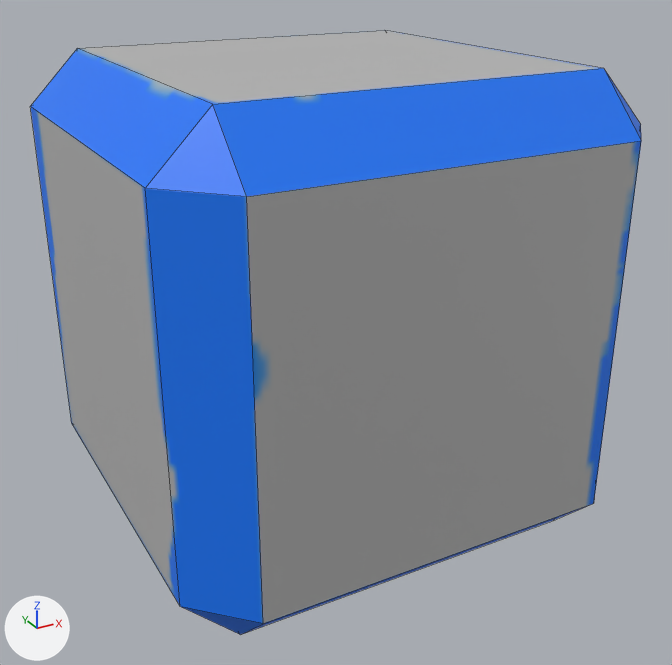
Renders of the Blender file models/containment/containment.blend from each side of a commit.
One viewpoint serves both versions: a camera (50 mm lens) standing at (-246.0, -462.0, 221.0) and looking at (11.0, 6.0, -13.0). Arrows for +X, +Y and +Z are at lower left; the lights stay in place. Mesh edges are drawn as thin lines.
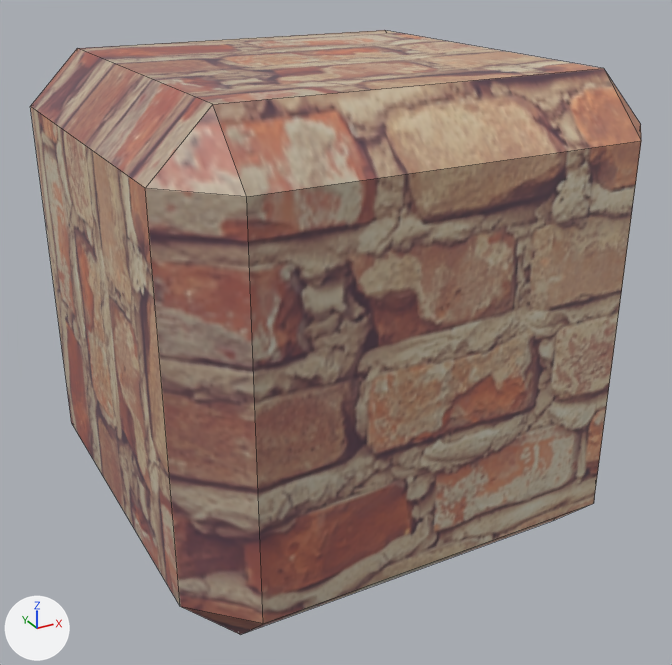
Changed parts and their boxes (x1, y1, x2, y2) in the pictures (672 x 665 px):
'Cone', surface changed: (30, 30, 641, 635) in both

The change, as a list of edits to the scene's bpy script:
```text
Add img_wall_texture_250x250_png:
    img_wall_texture_250x250_png = load_image('wall-texture-250x250.png', 'wall-texture-250x250.png', 250, 250, 'sRGB')
Change mat_boid:
    mat_boid.texture: img_containment_png -> img_wall_texture_250x250_png
Change me_cone:
    where me_cone.from_pydata(...)  # 24 vertices, 26 faces; spans x -132.0..150.0, y -130.0..151.0, z -160.0..122.0
    used by ob_cone; location = (0.0, 0.0, 0.0); rotation_euler = (1.571, 0.0, 0.0), in degrees (90, 0, 0)
    me_cone part 1: 26 kept faces spanning x -132.0..150.0, y -130.0..151.0, z -160.0..122.0 get new texture (UV) coordinates
```
